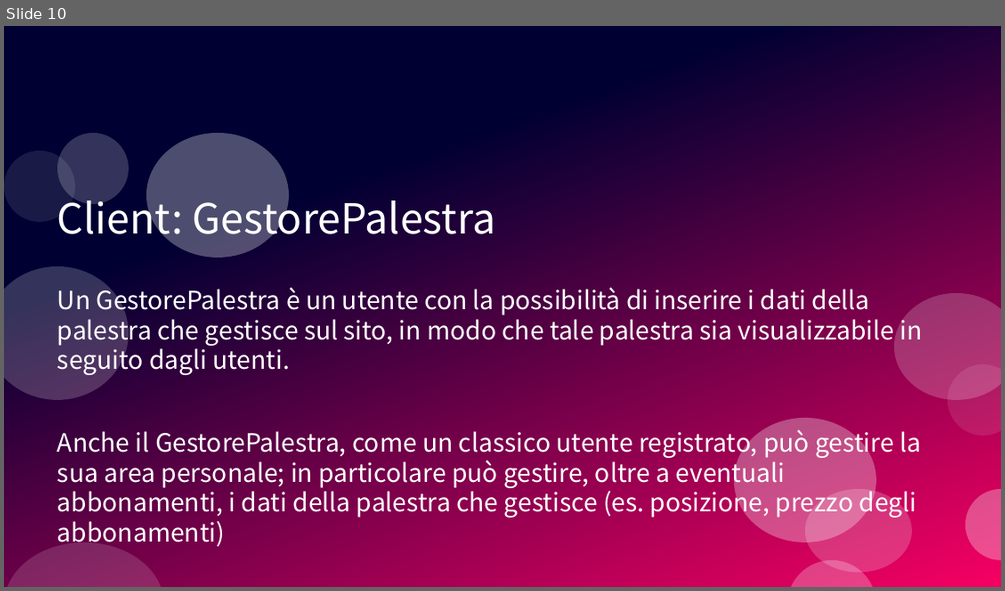
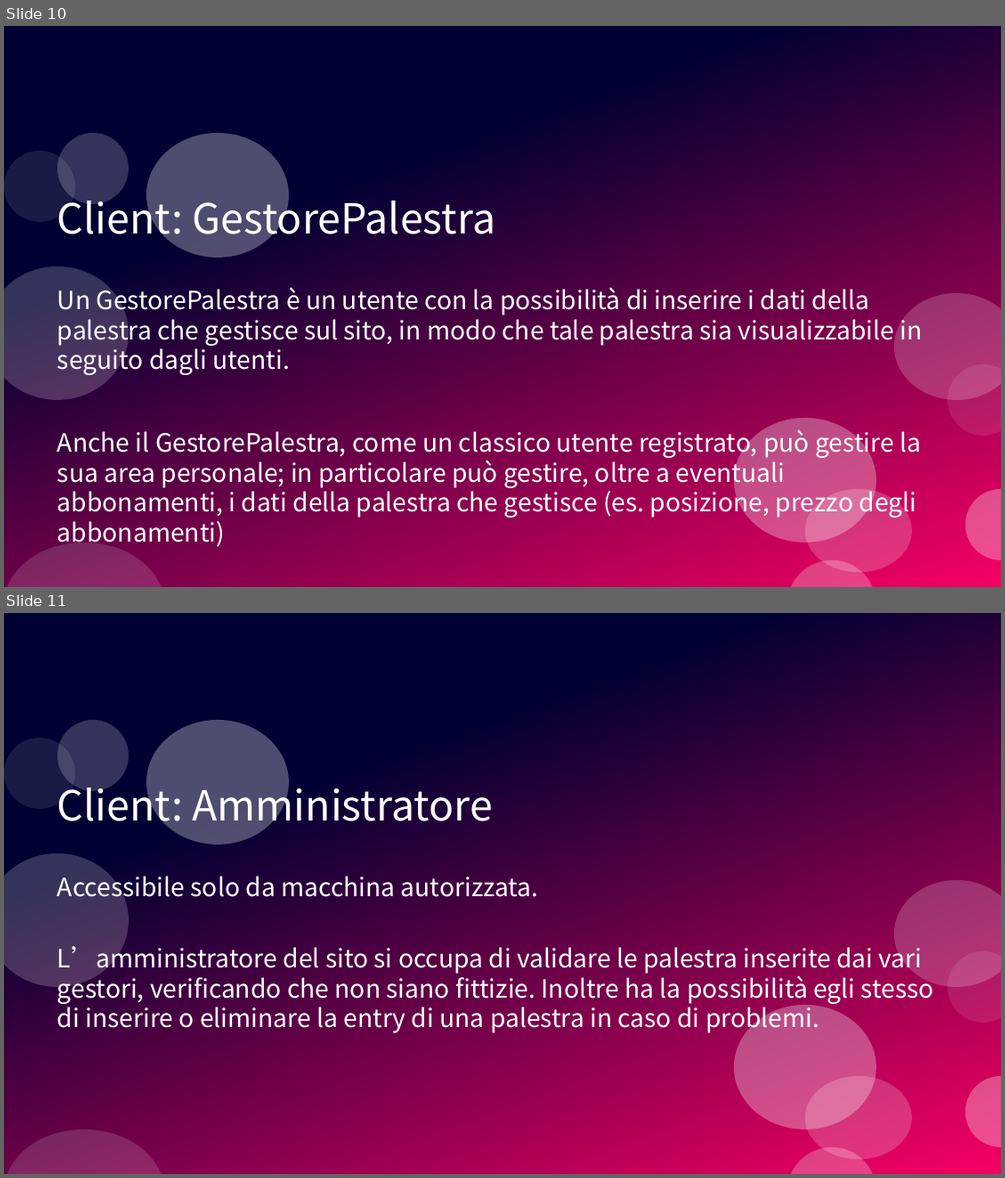
Before and after one commit to JosephBoom02/Progetto_Ingegneria_del_Software, a slide deck: Presentazione/FindYourGym.odp. Shown one above the other, each under a label of ours: slide 10 before the commit, slides 10 and 11 after it. The pictures are 1005x591 and 1005x1178 pixels, drawn with LibreOffice and Linux fonts; fonts in the diff are those of the drawing. Boxes give left, top, right and bottom in pixels: in the first picture for what was removed or moved away, otherwise in the second. Text is boxed around its words. In the diff, an @@ line names an element or a change of style, - is before the commit and + after.

```diff
--- a/Presentazione/FindYourGym.odp
+++ b/Presentazione/FindYourGym.odp
@@ slide 11 added at (x1=4, y1=613, x2=1001, y2=1174), background #FFFFFF; not listed: 12 template elements that a slide beside it also shows @@
@@ title added at (x1=57, y1=779, x2=493, y2=831), 33 pt, text #FFFFFF @@
+Client: Amministratore
@@ text added at (x1=57, y1=870, x2=538, y2=902), 20 pt, text #FFFFFF @@
+Accessibile solo da macchina autorizzata.
@@ text added at (x1=57, y1=941, x2=934, y2=1034), 20 pt, text #FFFFFF @@
+L’amministratore del sito si occupa di validare le palestra inserite dai vari gestori, verificando che non siano fittizie. Inoltre ha la possibilità egli stesso di inserire o eliminare la entry di una palestra in caso di problemi.
```
Also in this commit, not shown: 4 other slides added.
